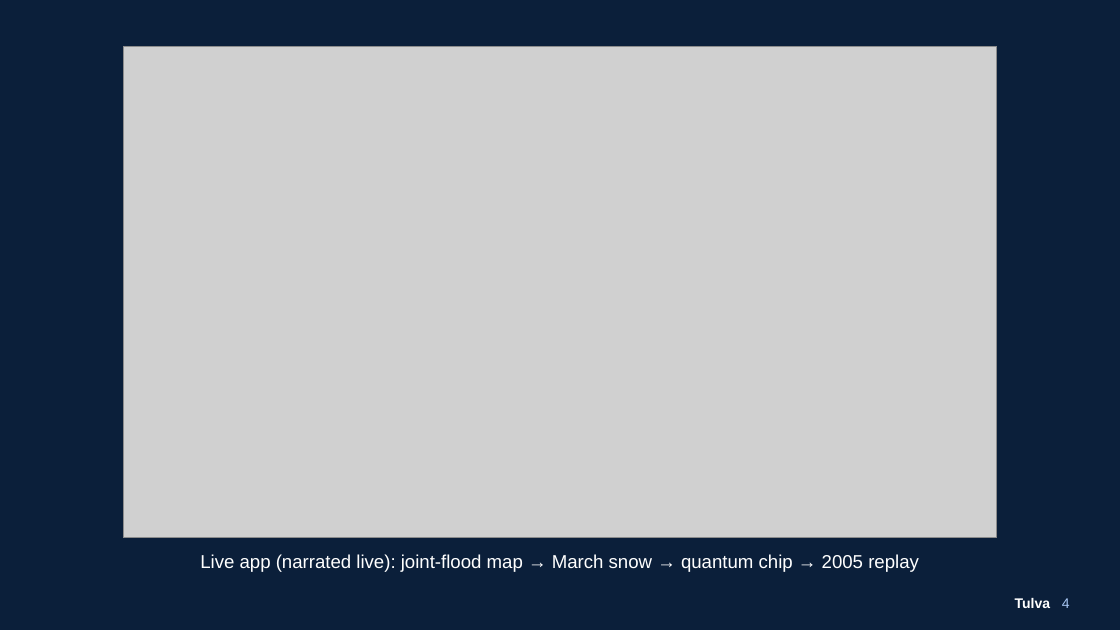
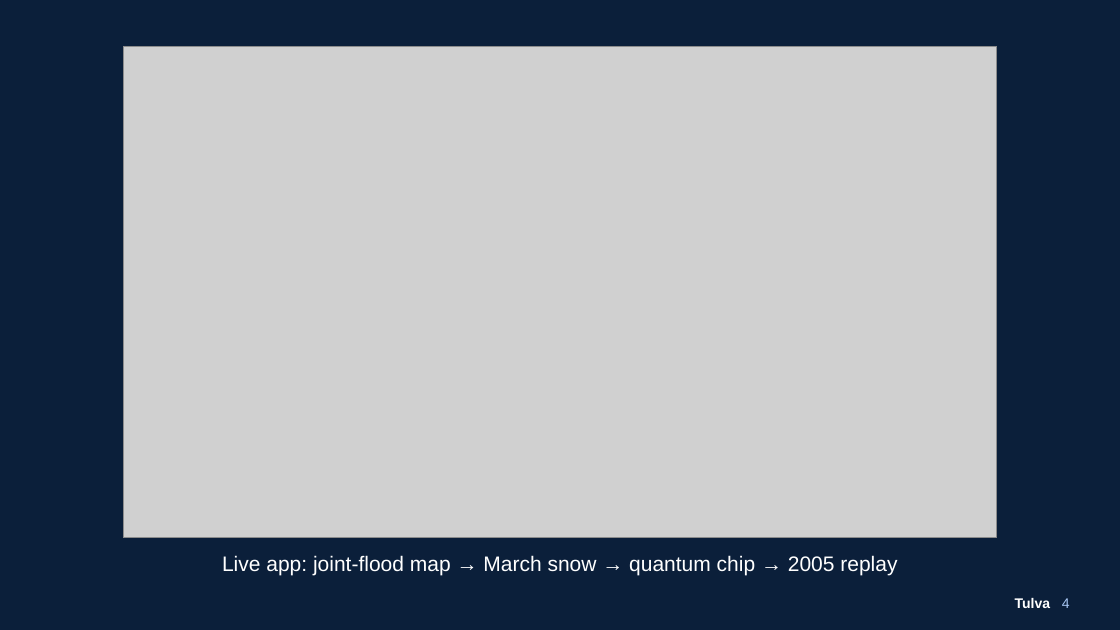
Before and after one commit to Zawaer/tulva, a slide deck: slide 4 of deck/Tulva_QxF2026.pptx. Drawn at 1120x630 pixels with LibreOffice and Linux fonts; fonts in the diff are those of the drawing; grey boxes stand for pictures. Boxes give left, top, right and bottom in pixels: in the first picture for what was removed or moved away, otherwise in the second. Text is boxed around its words. In the diff, an @@ line names an element or a change of style, - is before the commit and + after.

```diff
--- a/deck/Tulva_QxF2026.pptx
+++ b/deck/Tulva_QxF2026.pptx
@@ text at box(222, 555, 897, 575): text changed; size 16 to 18 pt @@
-Live app (narrated live): joint-flood map → March snow → quantum chip → 2005 replay
+Live app: joint-flood map → March snow → quantum chip → 2005 replay
```
Also in this commit, not shown: 6 other slides changed, 1 slide added, 1 slide removed, 17 other files.
